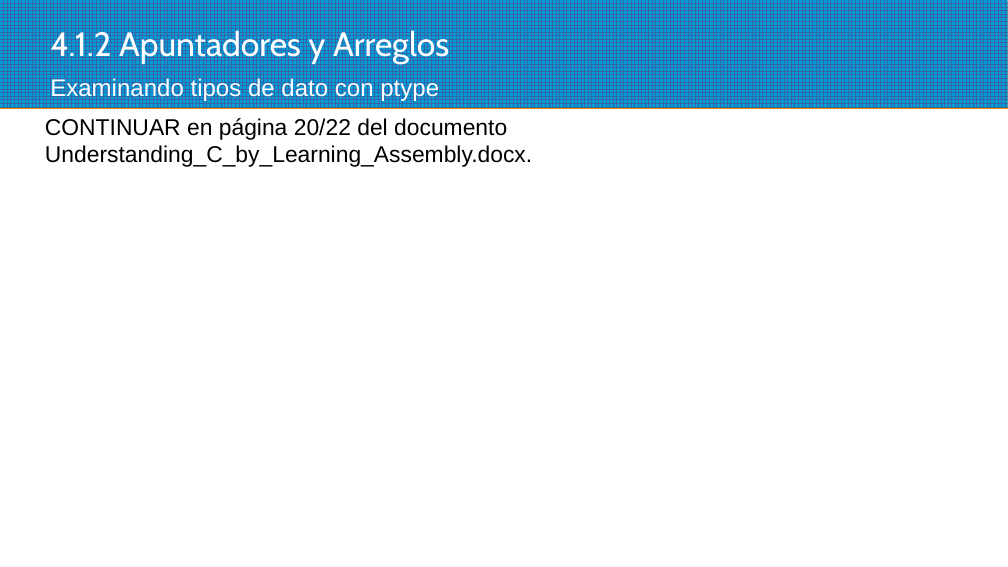
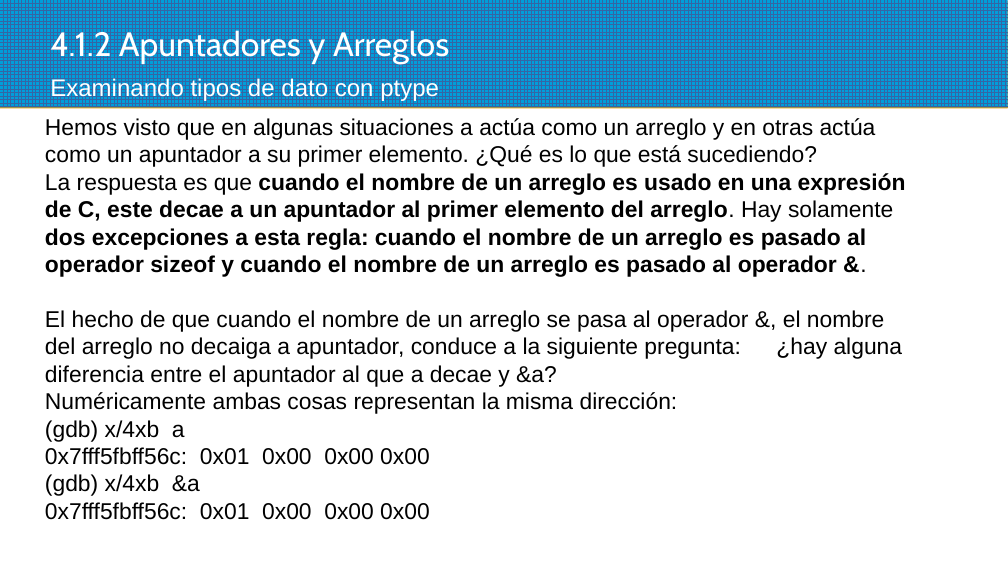
Before and after one commit to programacionestructurada/2021-2, a slide deck: slide 21 of U4_Manejo_de_Apuntadores_y_Estructuras/U4_Manejo_de_Apuntadores_y _Estructuras__4_1_Apuntadores_y_variables.pptx (slide 20 before the commit). Drawn at 1008x567 pixels with LibreOffice and Linux fonts; fonts in the diff are those of the drawing; background and template pictures are left out. Boxes give left, top, right and bottom in pixels: in the first picture for what was removed or moved away, otherwise in the second. Text is boxed around its words. In the diff, an @@ line names an element or a change of style, - is before the commit and + after.

```diff
--- a/U4_Manejo_de_Apuntadores_y_Estructuras/U4_Manejo_de_Apuntadores_y _Estructuras__4_1_Apuntadores_y_variables.pptx
+++ b/U4_Manejo_de_Apuntadores_y_Estructuras/U4_Manejo_de_Apuntadores_y _Estructuras__4_1_Apuntadores_y_variables.pptx
@@ text at bbox=[45, 118, 906, 520]: text changed @@
-CONTINUAR en página 20/22 del documento Understanding_C_by_Learning_Assembly.docx.
+Hemos visto que en algunas situaciones a actúa como un arreglo y en otras actúa como un apuntador a su primer elemento. ¿Qué es lo que está sucediendo?
+La respuesta es que cuando el nombre de un arreglo es usado en una expresión de C, este decae a un apuntador al primer elemento del arreglo. Hay solamente dos excepciones a esta regla: cuando el nombre de un arreglo es pasado al operador sizeof y cuando el nombre de un arreglo es pasado al operador &.
+El hecho de que cuando el nombre de un arreglo se pasa al operador &, el nombre del arreglo no decaiga a apuntador, conduce a la siguiente pregunta: ¿hay alguna diferencia entre el apuntador al que a decae y &a?
+Numéricamente ambas cosas representan la misma dirección:
+(gdb) x/4xb a
+0x7fff5fbff56c: 0x01 0x00 0x00 0x00
+(gdb) x/4xb &a
+0x7fff5fbff56c: 0x01 0x00 0x00 0x00
```
Also in this commit, not shown: 5 other slides changed, 12 slides added, 1 slide removed, 16 other files.
